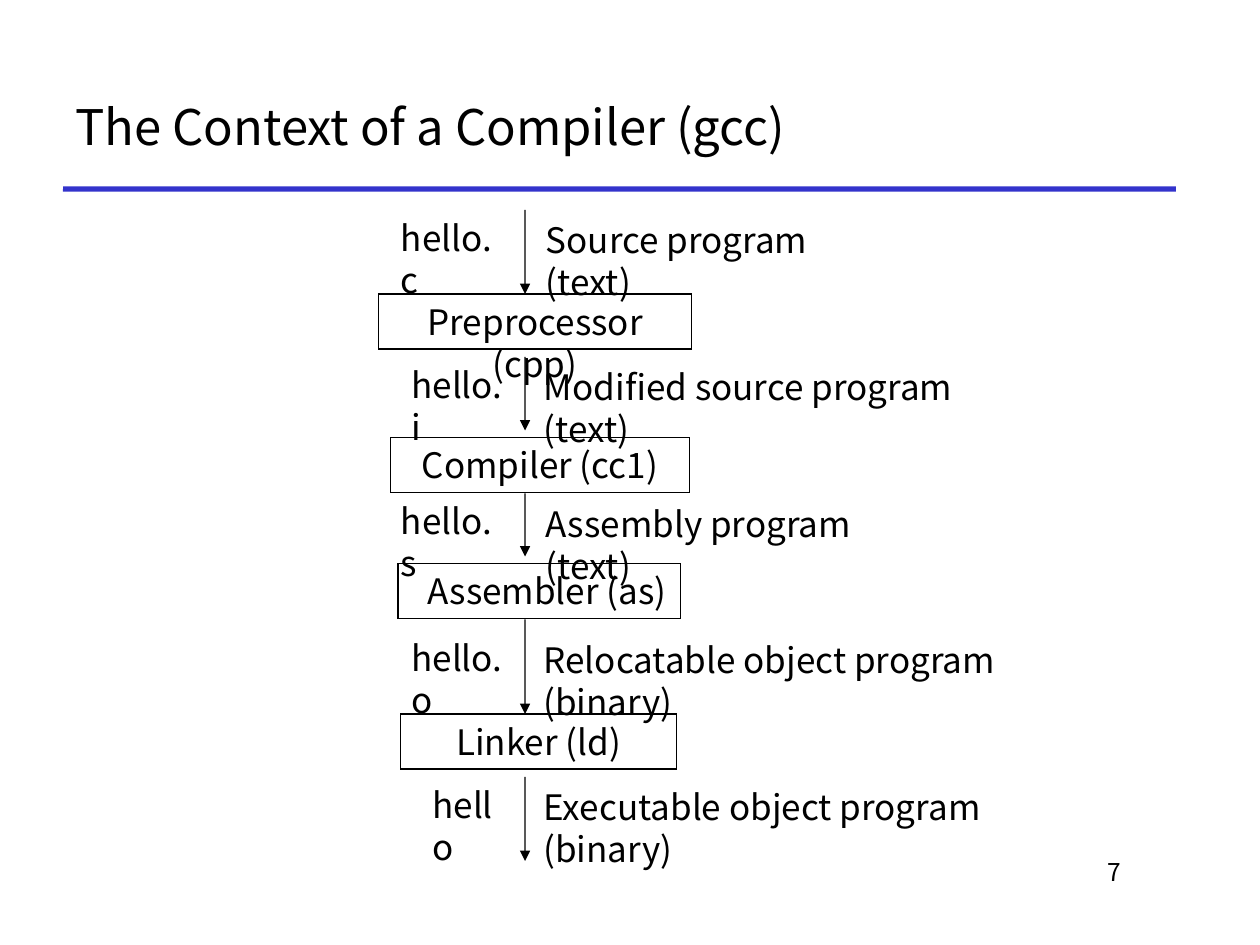
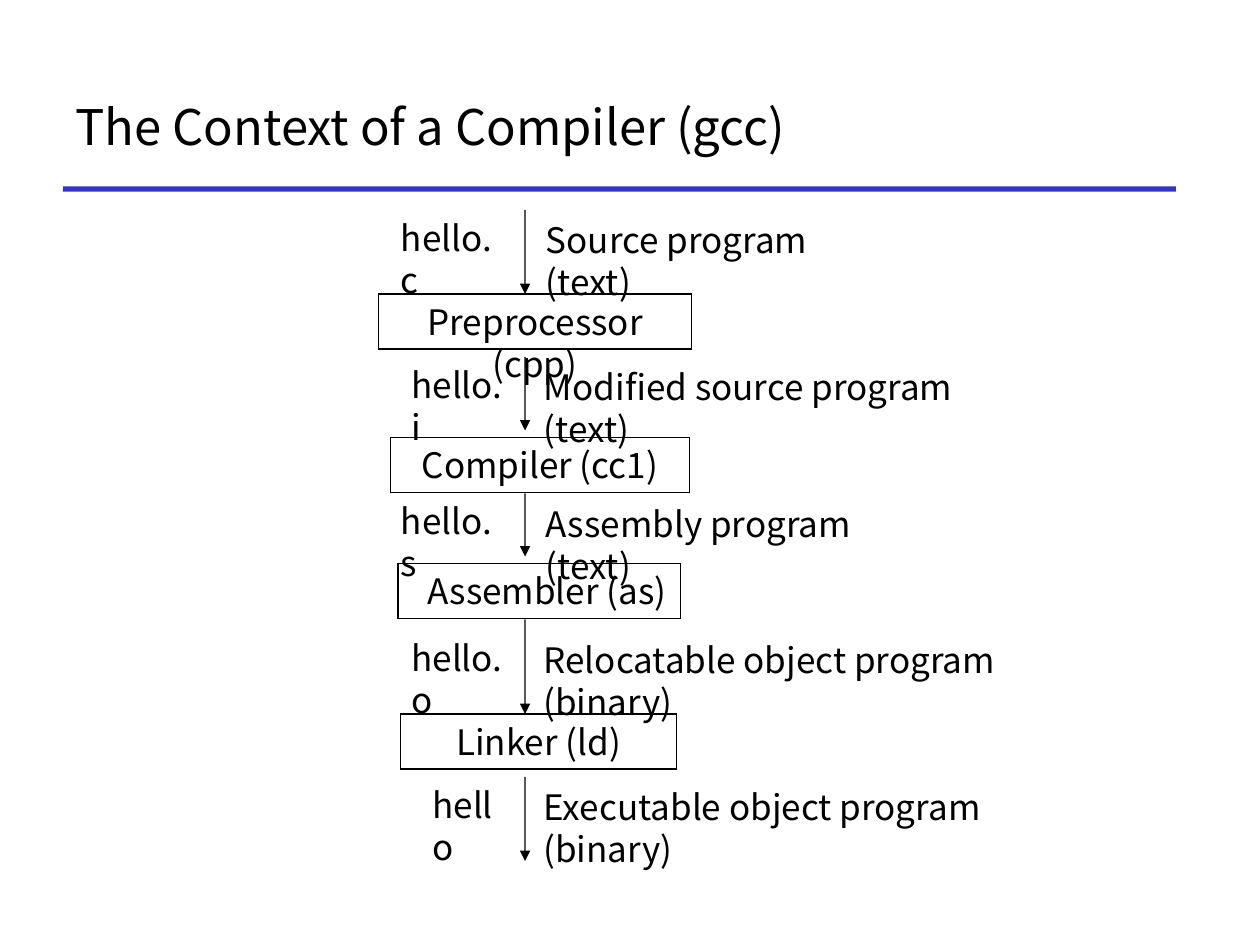
Before and after one commit to To-oTke/oh-my-ics, a slide deck: slide 7 of slides-new/1-3-bops.pptx. Drawn at 1260x945 pixels with LibreOffice and Linux fonts; fonts in the diff are those of the drawing. Boxes give left, top, right and bottom in pixels: in the first picture for what was removed or moved away, otherwise in the second. Text is boxed around its words. In the diff, an @@ line names an element or a change of style, - is before the commit and + after.

```diff
--- a/slides-new/1-3-bops.pptx
+++ b/slides-new/1-3-bops.pptx
@@ page number removed at [1108,863,1122,881] @@
-7
```
Also in this commit, not shown: 1 other slide changed, 3 other files.
